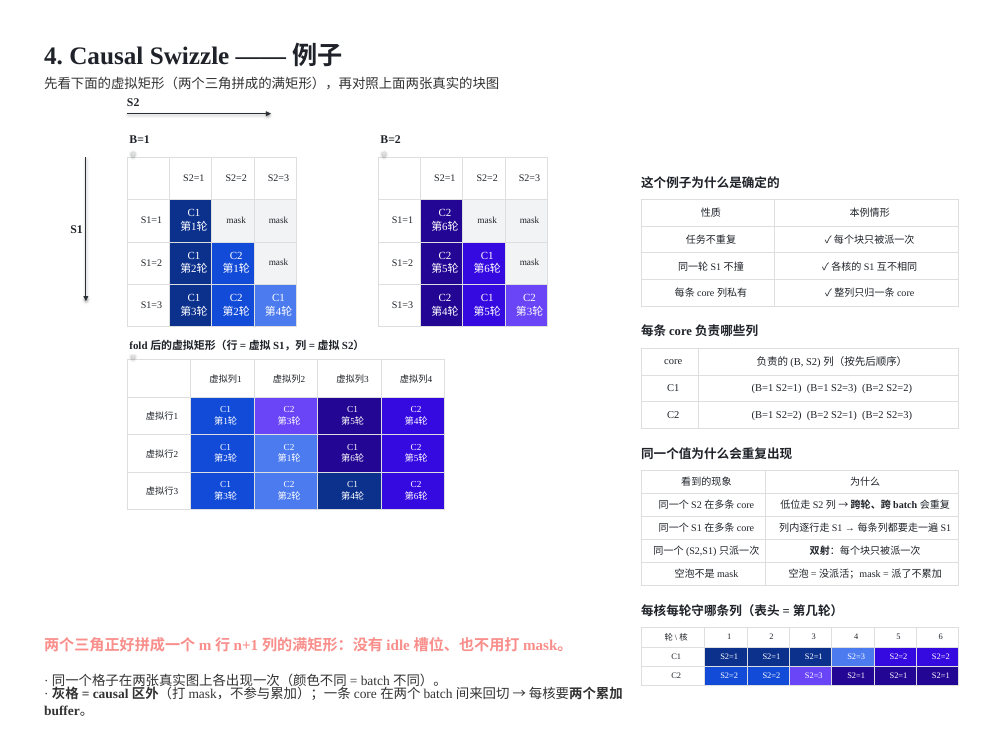
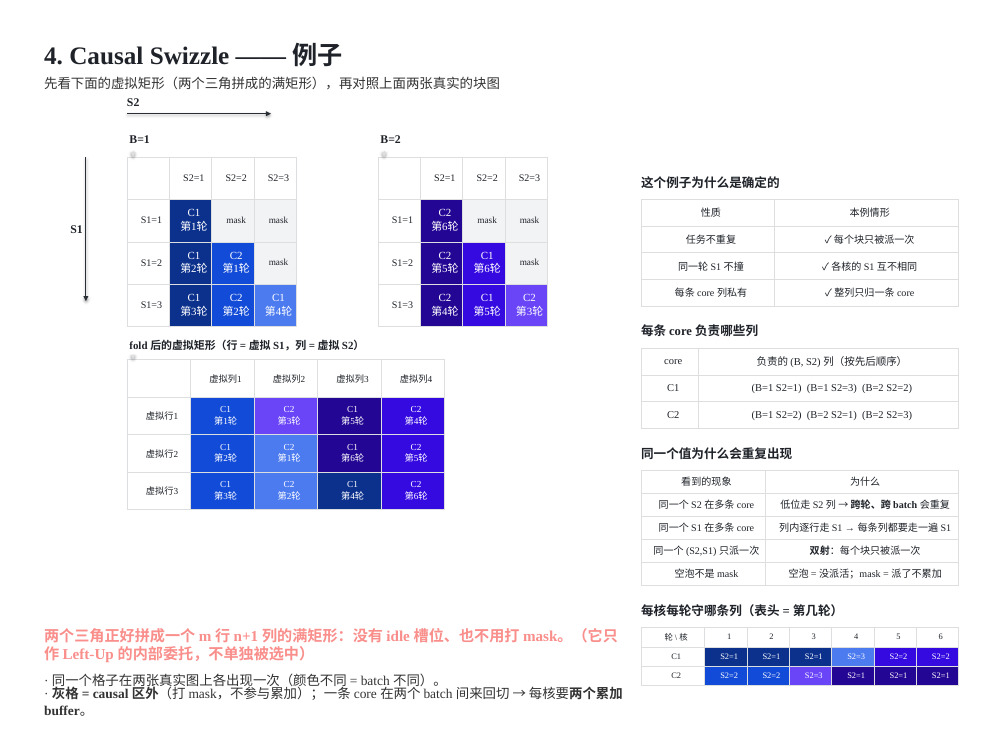
Before and after one commit to guomc9/SeeTen, a slide deck: slide 9 of cases/flash-attention-det-accum/out/v4-index-schedules.pptx. Drawn at 1008x756 pixels with LibreOffice and Linux fonts; fonts in the diff are those of the drawing. Boxes give left, top, right and bottom in pixels: in the first picture for what was removed or moved away, otherwise in the second. Text is boxed around its words. In the diff, an @@ line names an element or a change of style, - is before the commit and + after.

```diff
--- a/cases/flash-attention-det-accum/out/v4-index-schedules.pptx
+++ b/cases/flash-attention-det-accum/out/v4-index-schedules.pptx
@@ text at (44,628,618,662): text changed @@
-两个三角正好拼成一个 m 行 n+1 列的满矩形：没有 idle 槽位、也不用打 mask。
+两个三角正好拼成一个 m 行 n+1 列的满矩形：没有 idle 槽位、也不用打 mask。（它只作 Left-Up 的内部委托，不单独被选中）
```
Also in this commit, not shown: 12 other slides changed, 8 other files.
